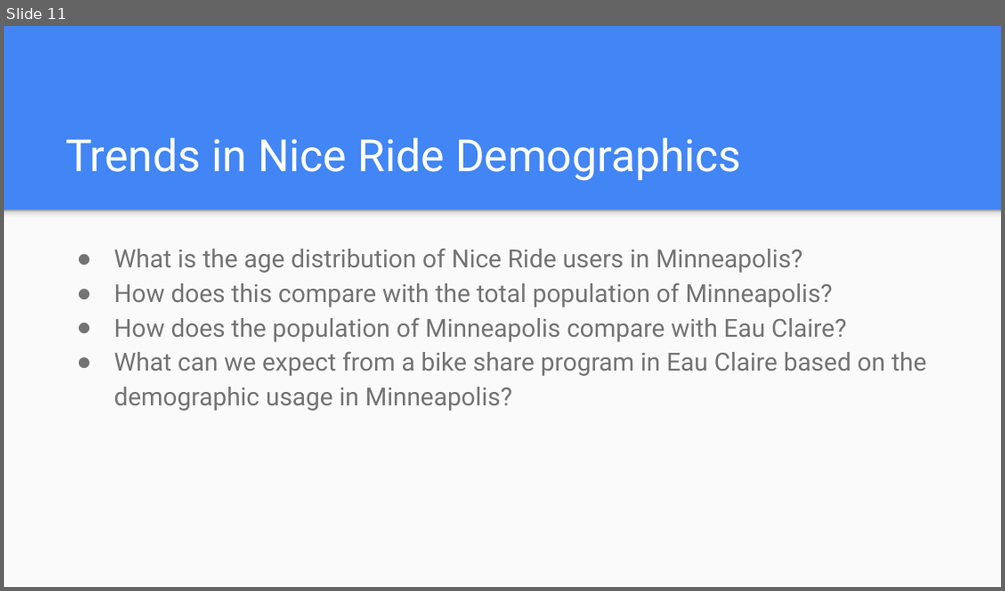
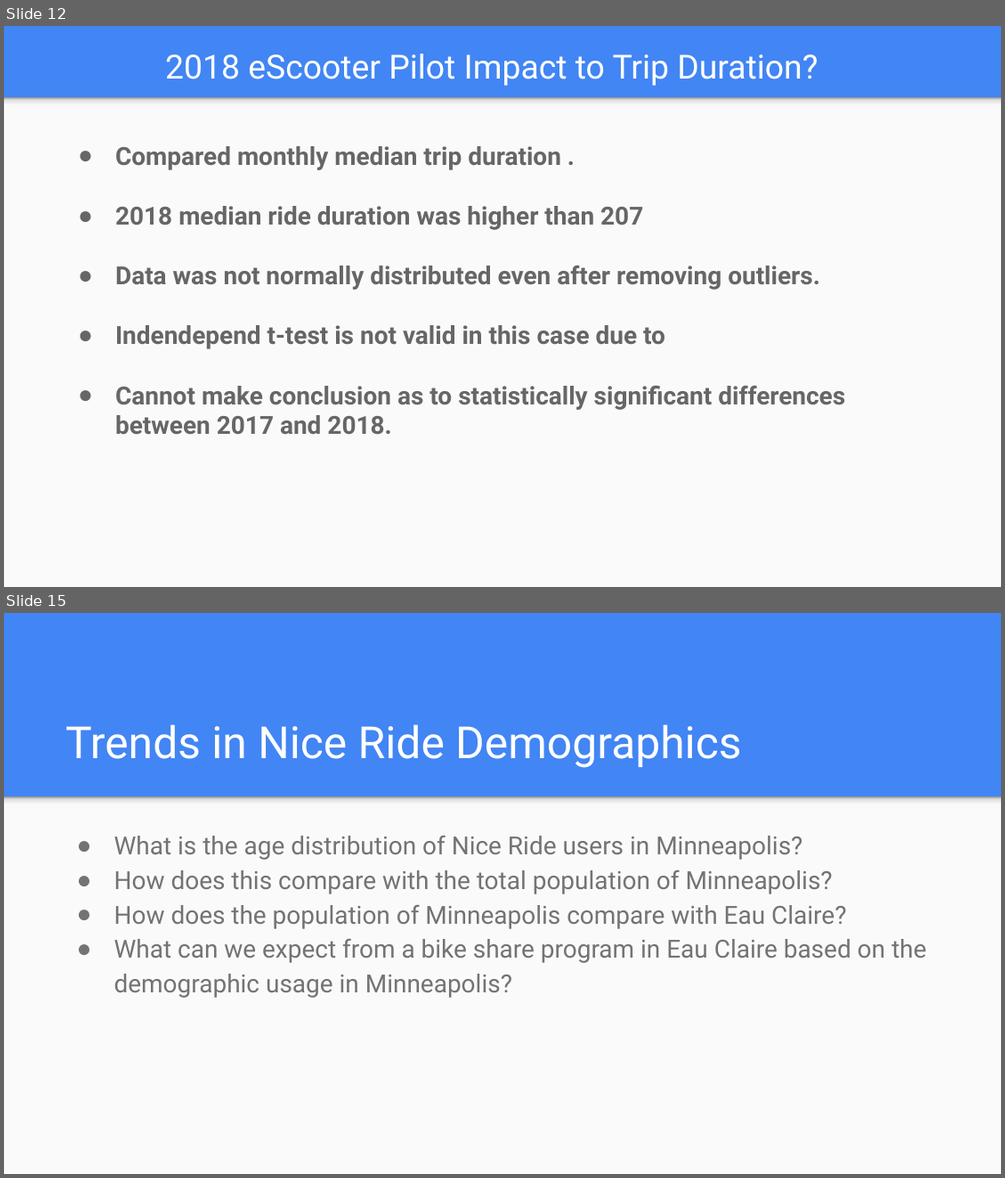
Before and after one commit to tdrygg/Group-Project, a slide deck: Patterns_In_NiceRide_Group6_Final.pptx. Shown one above the other, each under a label of ours: slide 11 before the commit, slides 12 and 15 after it; the slides between them are not shown. The pictures are 1005x591 and 1005x1178 pixels, drawn with LibreOffice and Linux fonts; fonts in the diff are those of the drawing. Boxes give left, top, right and bottom in pixels: in the first picture for what was removed or moved away, otherwise in the second. Text is boxed around its words. In the diff, an @@ line names an element or a change of style, - is before the commit and + after.

```diff
--- a/Patterns_In_NiceRide_Group6_Final.pptx
+++ b/Patterns_In_NiceRide_Group6_Final.pptx
@@ slide 12 added at [4,26,1001,587], background #4285F4 @@
@@ title added at [165,54,817,86], 24 pt, text #FFFFFF @@
+2018 eScooter Pilot Impact to Trip Duration?
@@ rectangle added at [4,98,1001,587], fill #FAFAFA @@
@@ rectangle added at [4,98,1001,110], fill gradient #F9F9F9 to #DEDEDE to #999999 @@
@@ text added at [115,146,845,434], 18 pt, text #666666, bold @@
+● Compared monthly median trip duration .
+● 2018 median ride duration was higher than 207
+● Data was not normally distributed even after removing outliers.
+● Indendepend t-test is not valid in this case due to
+● Cannot make conclusion as to statistically significant differences between 2017 and 2018.
@@ what was slide 11 is now slide 15 @@
```
Also in this commit, not shown: 4 slides changed, 4 other slides added, 1 slide removed, 1 other file.
